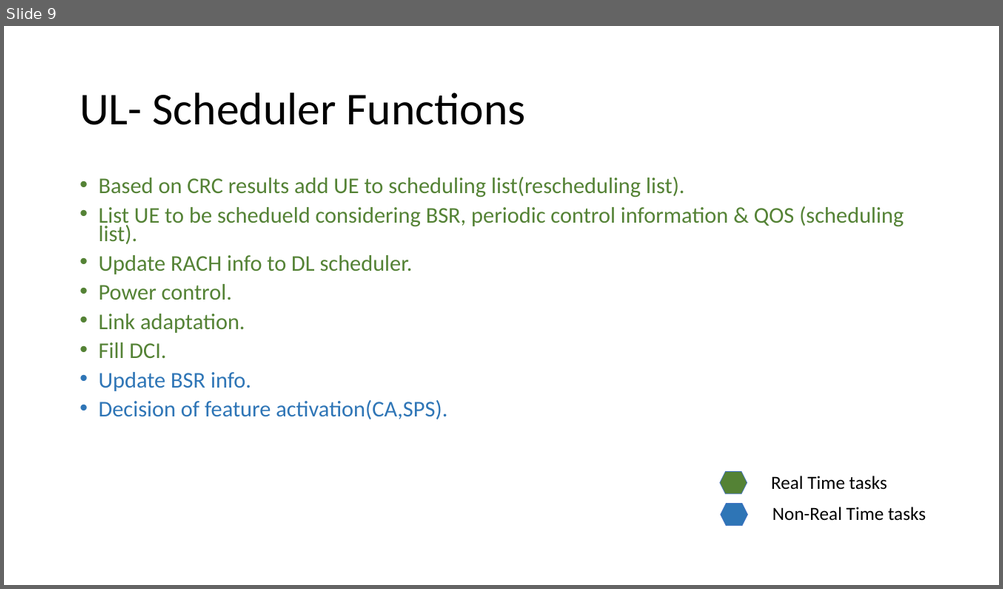
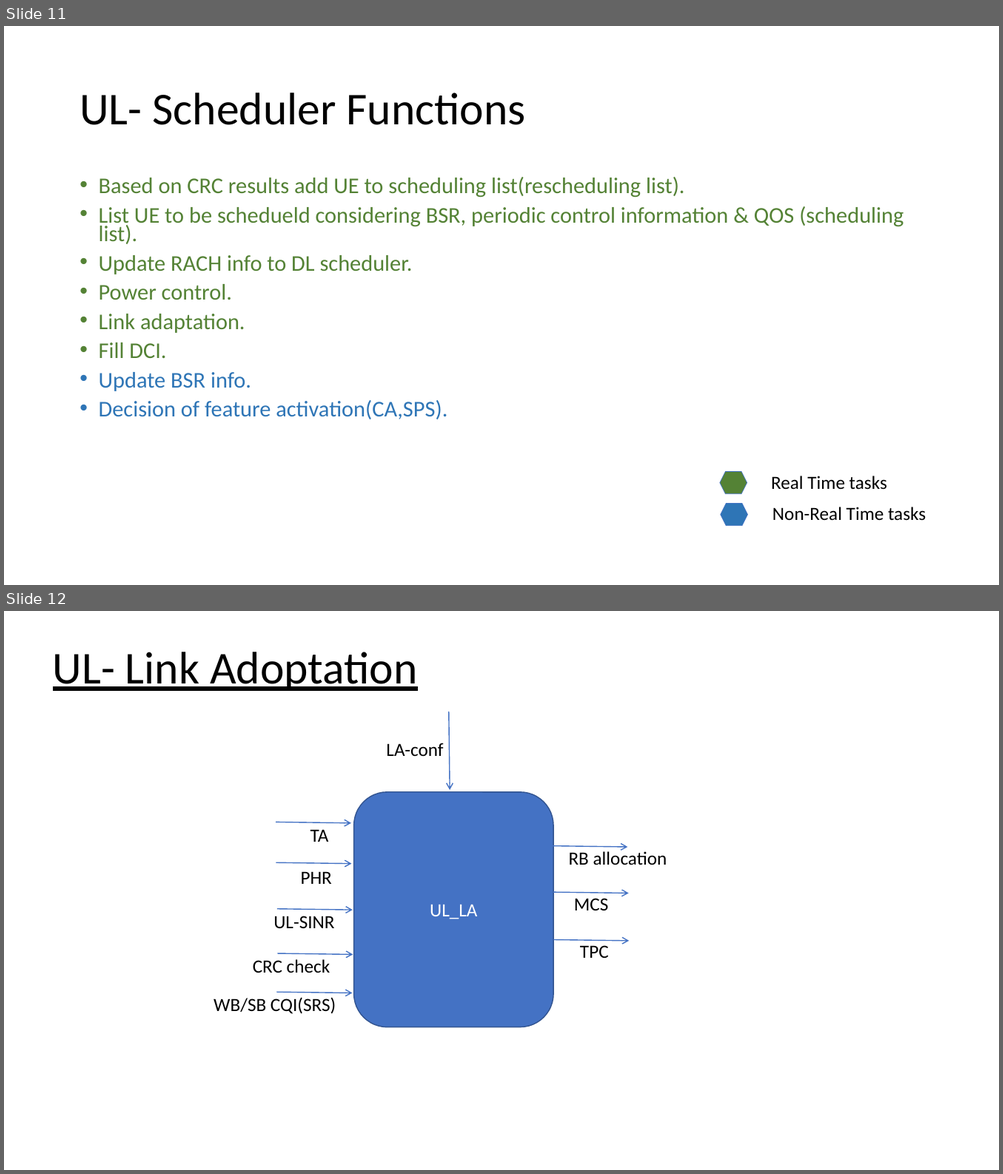
Before and after one commit to BharathTS007/openLteMac, a slide deck: Doc/openlte_MAC_ARCH_.pptx. Shown one above the other, each under a label of ours: slide 9 before the commit, slides 11 and 12 after it. The pictures are 1003x589 and 1003x1174 pixels, drawn with LibreOffice and Linux fonts; fonts in the diff are those of the drawing. Boxes give left, top, right and bottom in pixels: in the first picture for what was removed or moved away, otherwise in the second. Text is boxed around its words. In the diff, an @@ line names an element or a change of style, - is before the commit and + after.

Commit message:
[framework] adding openLteMac files document
Change description:
   1. Added document DL & UL Link adoptation functionality.

```diff
--- a/Doc/openlte_MAC_ARCH_.pptx
+++ b/Doc/openlte_MAC_ARCH_.pptx
@@ slide 12 added at [4, 611, 999, 1170], background #FFFFFF @@
@@ title added at [53, 652, 417, 691], 44 pt, text #000000, underline @@
+UL- Link Adoptation
@@ arrow added from (449, 712) to (449, 790), #4472C4 1 pt @@
@@ text added at [386, 743, 443, 756], 18 pt, text #000000 @@
+LA-conf
@@ rounded rectangle added at [354, 792, 553, 1028], fill #4472C4, outline #325491 1 pt, 18 pt, text #FFFFFF @@
+UL_LA
@@ arrow added from (276, 822) to (351, 823), #4472C4 1 pt @@
@@ text added at [310, 829, 329, 842], 18 pt, text #000000 @@
+TA
@@ arrow added from (552, 846) to (628, 847), #4472C4 1 pt @@
@@ text added at [569, 850, 667, 865], 18 pt, text #000000 @@
+RB allocation
@@ arrow added from (276, 863) to (352, 864), #4472C4 1 pt @@
@@ text added at [301, 871, 332, 884], 18 pt, text #000000 @@
+PHR
@@ arrow added from (553, 892) to (629, 894), #4472C4 1 pt @@
@@ text added at [574, 898, 609, 911], 18 pt, text #000000 @@
+MCS
@@ text added at [273, 916, 334, 929], 18 pt, text #000000 @@
+UL-SINR
@@ arrow added from (277, 909) to (353, 910), #4472C4 1 pt @@
@@ arrow added from (553, 940) to (629, 941), #4472C4 1 pt @@
@@ text added at [253, 960, 330, 973], 18 pt, text #000000 @@
+CRC check
@@ arrow added from (277, 954) to (353, 955), #4472C4 1 pt @@
@@ text added at [580, 945, 609, 958], 18 pt, text #000000 @@
+TPC
@@ text added at [213, 997, 336, 1014], 18 pt, text #000000 @@
+WB/SB CQI(SRS)
@@ arrow added from (277, 992) to (353, 993), #4472C4 1 pt @@
@@ what was slide 9 is now slide 11 @@
```
Also in this commit, not shown: 2 other slides added.
